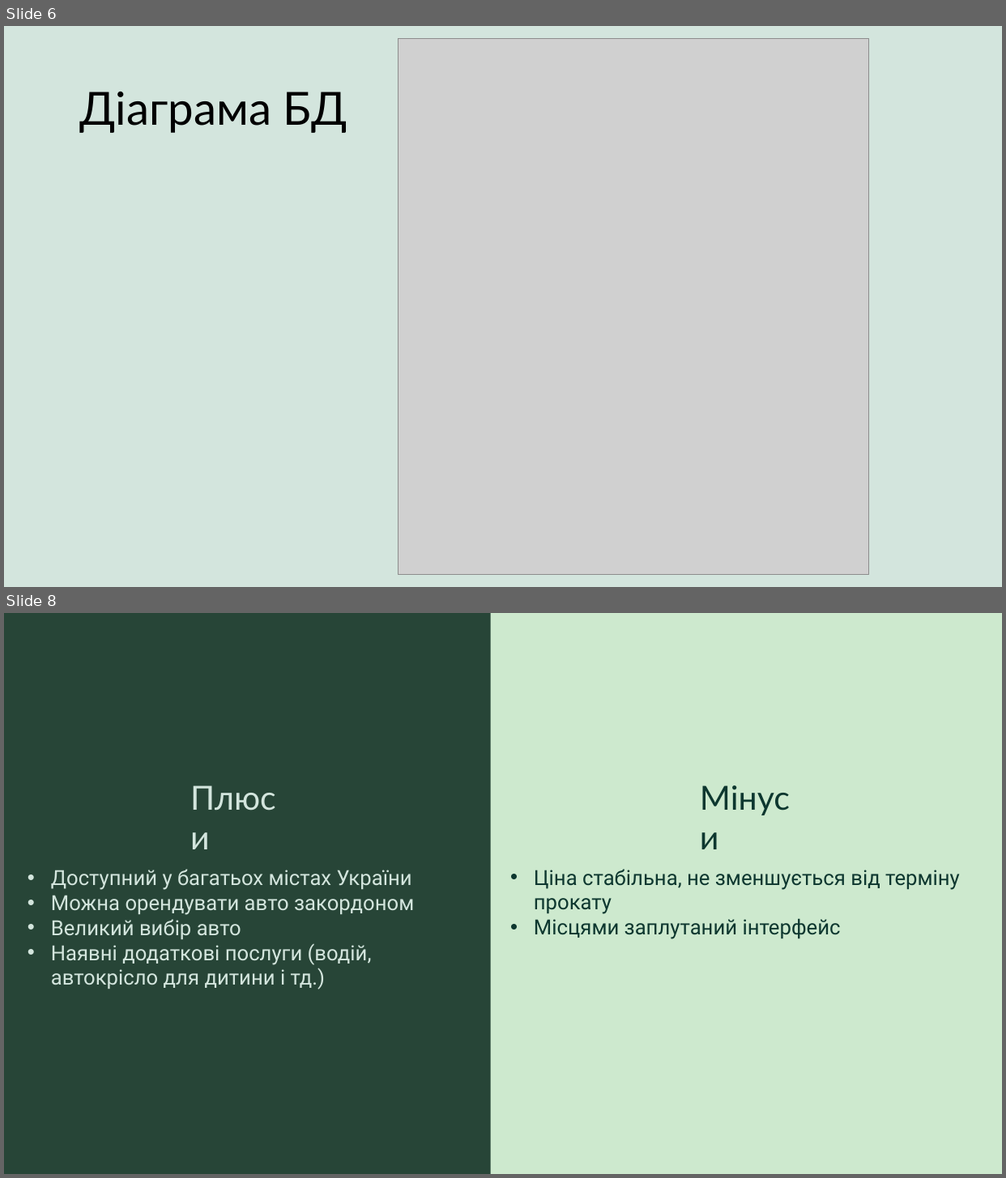
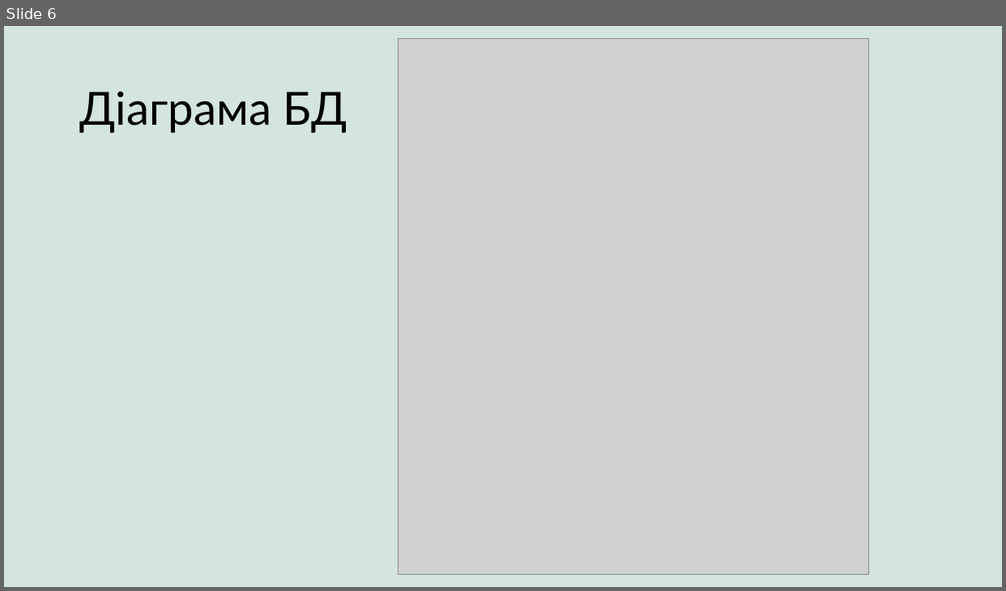
Before and after one commit to OleksandrKoneschuk/Car-Rent, a slide deck: курсова робота.Конещук.pptx. Shown one above the other, each under a label of ours: slides 6 and 8 before the commit, slide 6 after it; the slides between them are not shown. The pictures are 1006x1178 and 1006x591 pixels, drawn with LibreOffice and Linux fonts; fonts in the diff are those of the drawing; grey boxes stand for pictures; background and template pictures are left out. Boxes give left, top, right and bottom in pixels: in the first picture for what was removed or moved away, otherwise in the second. Text is boxed around its words. In the diff, an @@ line names an element or a change of style, - is before the commit and + after.

```diff
--- a/курсова робота.Конещук.pptx
+++ b/курсова робота.Конещук.pptx
@@ slide 8 removed at (x1=4, y1=613, x2=1002, y2=1174), background #274537 @@
@@ rectangle removed at (x1=491, y1=613, x2=1002, y2=1174) @@
@@ text removed at (x1=183, y1=773, x2=285, y2=821) @@
-Плюси
@@ text removed at (x1=692, y1=773, x2=800, y2=821) @@
-Мінуси
@@ text removed at (x1=51, y1=869, x2=414, y2=990) @@
-• Доступний у багатьох містах України
-• Можна орендувати авто закордоном
-• Великий вибір авто
-• Наявні додаткові послуги (водій, автокрісло для дитини і тд.)
@@ text removed at (x1=534, y1=869, x2=960, y2=939) @@
-• Ціна стабільна, не зменшується від терміну прокату
-• Місцями заплутаний інтерфейс
```
Also in this commit, not shown: 2 slides added, 7 other slides removed, 7 other files.
